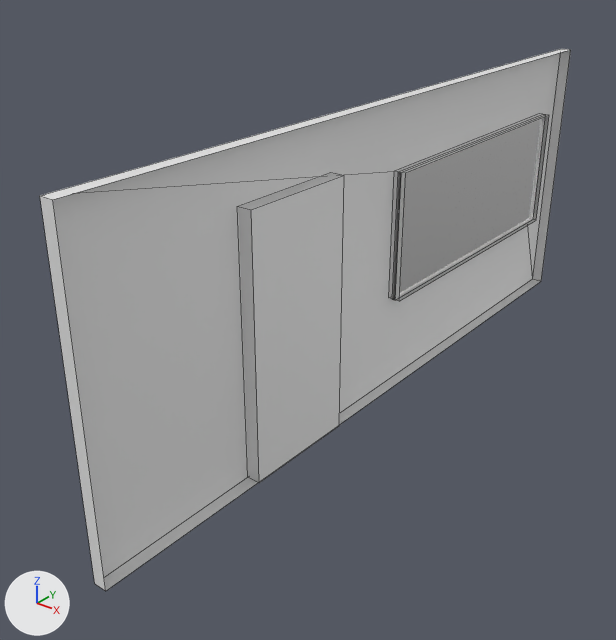
The Blender file NotForBroadcastPOC-Sourcetree/Assets/Blender Files/- Building/solid wall right.blend, before and after one commit.
Both versions are drawn from a 50 mm lens placed at (2.32, -3.86, 3.11), pointed at (-0.24, -0.67, 1.12). The axes (+X, +Y, +Z) are drawn at lower left. The lights are the same throughout. Mesh edges are drawn as thin lines.

Names of what the first picture shows: 'Door', 'Wall', 'Window'.
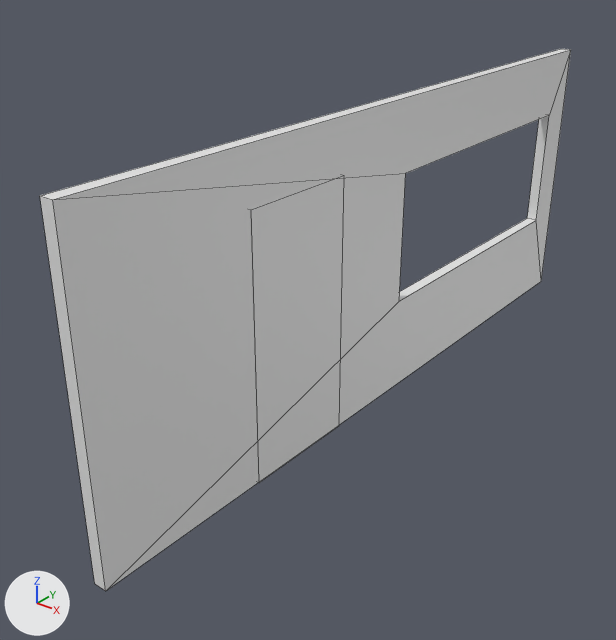
Where the change shows, as pixel boxes (x1, y1, x2, y2) in the pictures (616 x 640 px):
'Window', hidden: before (393, 117, 545, 300)
part 1 of me_cube, added: after (53, 50, 571, 591)

What the commit changed:
me_cube has 16 vertices, 10 faces and spans x -1.0..1.0, y -1.32..1.0, z 0.49..1.81.
me_cube is used by ob_wall; location (0.0, 0.0, 0.0); scale (0.0342, 1.75, 1.25).
Verts and faces of me_cube; kept vertices keep their numbers, new ones are numbered from 16.
Before the commit, vertices of me_cube: 4 (1.0, -1.32, 0.49) at pixel (105, 591), 5 (1.0, -1.32, 1.81) at pixel (52, 199), 6 (1.0, 1.0, 0.49) at pixel (541, 281), 7 (1.0, 1.0, 1.81) at pixel (570, 49), 8 (1.0, -0.12, 0.92) at pixel (399, 301).
Before the commit, vertices of me_cube: 10 (1.0, 0.87, 0.92) at pixel (536, 220), 12 (1.0, 0.87, 1.49) at pixel (549, 115), 14 (1.0, -0.12, 1.49) at pixel (405, 173).
Part 1, on me_cube:
New faces: (5, 14, 12, 7), (4, 8, 14, 5), (6, 7, 12, 10), (4, 6, 10, 8).
Object 'Window' (ob_window) is now hidden.
